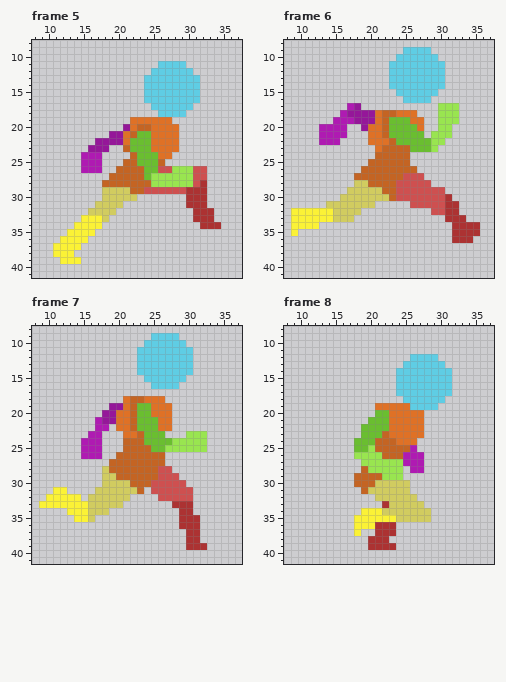
Two versions of one pixel-art file, Player/Debug/Run/run.aseprite. The picture above was drawn from the file before the commit.
48x48 pixels, 8 frames. Shown: frame 5: x 8..37, y 8..41; frame 6: x 8..37, y 8..41; frame 7: x 8..37, y 8..41; frame 8: x 8..37, y 8..41. The commit also changed other frames, which this record leaves out.
The same view after the edit:
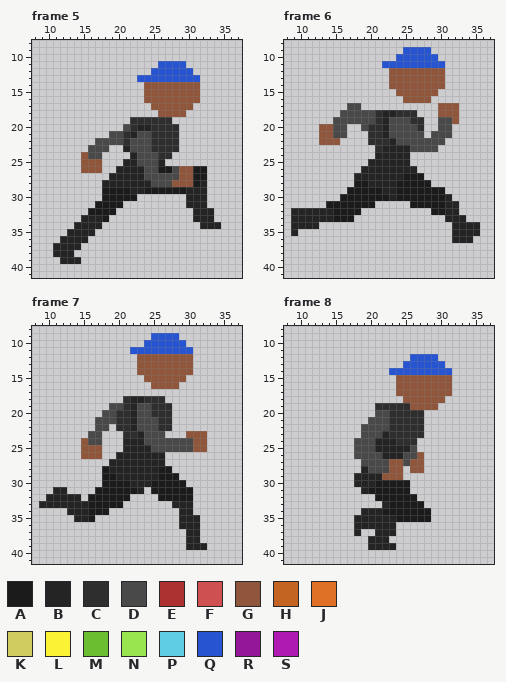
Palette (. is transparent): A #1b1b1b  B #242424  C #2e2e2e  D #494949  E #ac3232  F #ce5050  G #8f563b  H #c46423  J #df7126  K #d1cc60  L #fbf236  M #6abe30  N #99e550  P #5fcde4  Q #2754d1  R #951799  S #af1ab2
The exact change:
layer "Flattened" added
layer "Back Leg" removed
layer "Back Hand" removed
layer "Front Leg" removed
layer "Torso" removed
layer "Front Hand" removed
layer "Head" removed
Changed rows in their new state; - is an unchanged pixel.
Frame 5, layer "Flattened":
first column x 11:
11 ---------------QQQQ-----
12 --------------QQQQQQ----
13 ------------QQQQQQQQQ---
14 -------------GGGGGGGG---
15 -------------GGGGGGGG---
16 -------------GGGGGGGG---
17 --------------GGGGGG----
18 ---------------GGGG-----
19 -----------CCCCCC-------
20 ----------DCBBCCCC------
21 --------DDCBDDCCCC------
22 ------DDDDCDDDCCCC------
23 -----DDD--BDDDCCCC------
24 ----GDD----BDDDCC-------
25 ----GGG---BBDDDB--------
26 ----GGG--BBBBDDAADGGAA--
27 --------BBBBBDDDDDGGAA--
28 -------BBBBBBBDDDGGGAB--
29 -------AAAABBAAAAAABBB--
30 -------AAAAA-------BBB--
31 ------AAAA---------BBB--
32 -----AAAA-----------BBB-
33 ----BBBA------------BBB-
34 ---BBBB--------------BBB
35 --BBBB------------------
36 -BBBB-------------------
37 BBBB--------------------
38 BBB---------------------
39 -BBB--------------------
Frame 6, layer "Flattened":
first column x 9:
 9 ----------------QQQQ-------
10 ---------------QQQQQQ------
11 -------------QQQQQQQQQ-----
12 --------------GGGGGGGG-----
13 --------------GGGGGGGG-----
14 --------------GGGGGGGG-----
15 ---------------GGGGGG------
16 ----------------GGGG-------
17 --------DD-----------GGG---
18 -------DDDDDCBBCCC---GGG---
19 ------DDDDDDCBDDDCC--DDG---
20 ----GGDD--DCCBDDDDC--DD----
21 ----GGDD---CCBDDDDD-DDD----
22 ----GGG----CCCBDDDDDDD-----
23 ------------CBBBBDDDD------
24 ------------BBBBB----------
25 -----------BBBBBB----------
26 ----------BBBBBBBB---------
27 ---------BBBBBBBAAA--------
28 ---------AABBBBAAAAA-------
29 --------AAAAABBAAAAAAA-----
30 -------AAAAAAABAAAAAAAB----
31 -----AAAAAAA-----AAAAABB---
32 BBBBBBAAAA----------AABB---
33 BBBBBBAAA-------------BBB--
34 BBBB-------------------BBBB
35 B----------------------BBBB
36 -----------------------BBB-
Frame 7, layer "Flattened":
first column x 9:
 9 ----------------QQQQ----
10 ---------------QQQQQQ---
11 -------------QQQQQQQQQ--
12 --------------GGGGGGGG--
13 --------------GGGGGGGG--
14 --------------GGGGGGGG--
15 ---------------GGGGGG---
16 ----------------GGGG----
18 ------------CBBCCC------
19 ----------DDCBDDCCC-----
20 ---------DDCCBDDCCC-----
21 --------DDDCCBDDDCC-----
22 --------DD-CCBDDDCC-----
23 -------DD---CCBDDD---GGG
24 ------GDD---BBBDDDDDDDGG
25 ------GGG---BBBBDDDDDDGG
26 ------GGG--BBBBBBB------
27 ----------BBBBBBBB------
28 ---------ABBBBBBBAA-----
29 ---------AABBBBBBAAA----
30 ---------AAAABBBAAAAA---
31 --BB----AAAAAAB-AAAAAA--
32 -BBBBB-AAAAAA----AAAAA--
33 BBBBBBBAAAAA-------BBB--
34 ----BBBAAA----------BB--
35 -----BBA------------BBB-
36 --------------------BBB-
37 ---------------------BB-
38 ---------------------BB-
39 ---------------------BBB
Frame 8, layer "Flattened":
first column x 18:
12 --------QQQQ--
13 -------QQQQQQ-
14 -----QQQQQQQQQ
15 ------GGGGGGGG
16 ------GGGGGGGG
17 ------GGGGGGGG
18 -------GGGGGG-
19 ---CCCCCGGGG--
20 ---DDCCCCC----
21 --DDDCCCCC----
22 -DDDDCCCCC----
23 -DDDBCCCCC----
24 DDDBBBCCC-----
25 DDDBBBBBD-----
26 DDDDBBBDDG----
27 -DDDDGGDGG----
28 -BDDDGG-GG----
29 BBBBGGG-------
30 BBBAAAAA------
31 -BAAAAAA------
32 ---AAAAAA-----
33 ----BAAAAA----
34 -BBBAAAAAAA---
35 BBBBBBAAAAA---
36 BBBBBB--------
37 B--BBB--------
38 --BBB---------
39 --BBBB--------
